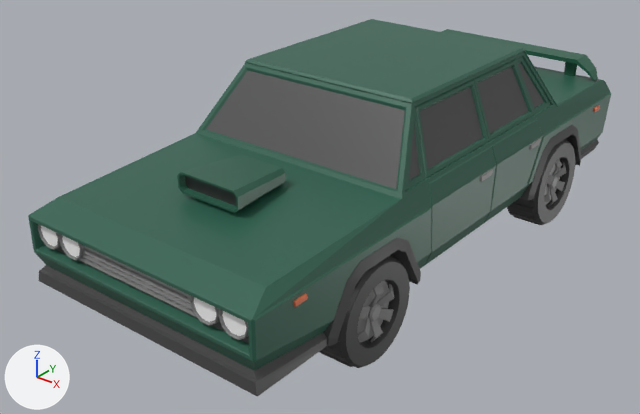
The glTF model models/gen2/muscle.glb: old version first, new version second.
Camera for both pictures: a camera (50 mm lens) standing at (3.19, -12.18, 3.39) and looking at (-0.64, -7.39, 0.42). The lights are fixed; the arrows at lower left show +X, +Y and +Z. The first picture is the older version. Vertices at exactly the same position are counted once.

Before the edit, the objects in view are built like this:
```python
mat_carmaterial = principled_material('carmaterial')
mat_carmaterial.texture = img_color_1024x1024
mat_carmaterial.roughness = 0.4
me_mesh_179 = bpy.data.meshes.new('Mesh.179')
me_mesh_179.from_pydata(...)  # 3223 vertices, 5830 faces; spans x -2407.0..2299.0, y -654.0..886.0, z -753.0..1245.0
me_mesh_179.materials.append(mat_carmaterial)  # picture img_color_1024x1024
ob_object565 = bpy.data.objects.new('Object565', me_mesh_179)
ob_object565.location = (-0.702, -7.092, 0.648)
ob_object565.rotation_euler = (-1.571, 0.0, 1.571)  # degrees (-90, 0, 90)
ob_object565.scale = (-0.001, -0.001, -0.001)
```
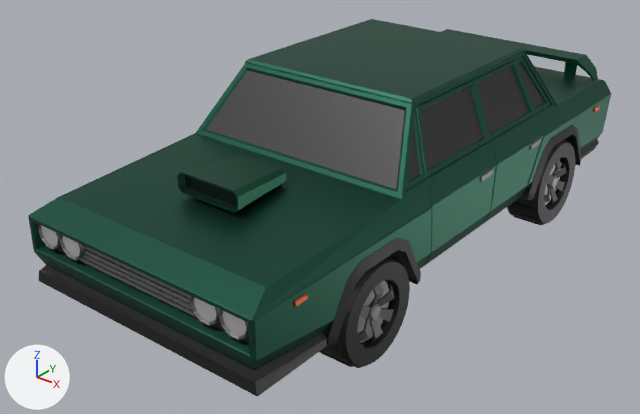
Pixel boxes (x1, y1, x2, y2) of what changed, in the pictures (640 x 414 px):
'Object565', surface changed (darker): (28, 19, 611, 396) in both
'wheel_front_R', now drawn: after (320, 238, 421, 368)
'wheel_rear_R', now drawn: after (507, 125, 582, 225)
part 1 of me_mesh_179, deleted: before (320, 125, 582, 368)

Patch to the scene script:
```diff
--- a/models/gen2/muscle.glb.py
+++ b/models/gen2/muscle.glb.py
@@ mat_carmaterial @@
 mat_carmaterial.roughness = 0.4
+mat_carmaterial.metallic = 1.0
@@ me_mesh_179 @@
 # used by ob_object565; location = (-0.702, -7.092, 0.648); rotation_euler = (-1.571, 0.0, 1.571), in degrees (-90, 0, 90); scale = (-0.001, -0.001, -0.001)
-me_mesh_179.from_pydata(...)  # 3223 vertices, 5830 faces; spans x -2407.0..2299.0, y -654.0..886.0, z -753.0..1245.0
+me_mesh_179.from_pydata(...)  # 1117 vertices, 2006 faces; spans x -2407.0..2299.0, y -355.0..886.0, z -743.0..1237.0
+# me_mesh_179 part 1: 36 loose pieces with 2106 vertices, spanning x -1858.0..1674.0, y -654.0..175.0, z -753.0..1245.0, are deleted
 me_mesh_179.materials.append(mat_carmaterial)
```
